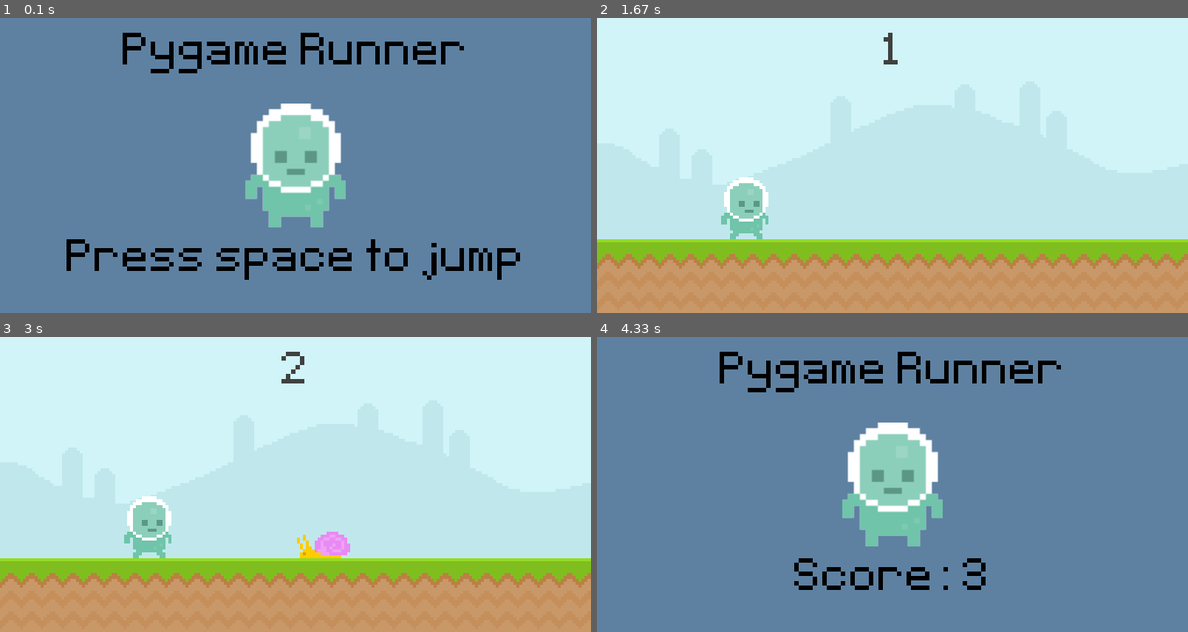
Above: before the commit, frames 1-4 (two rows, left to right).
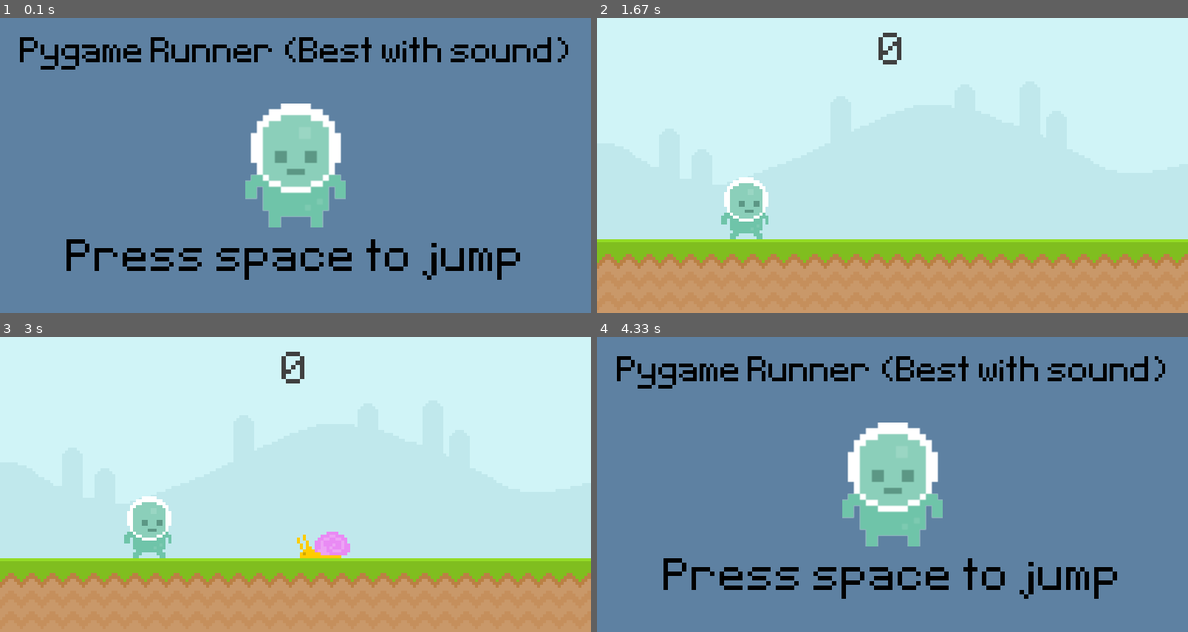
Above: after the commit, the same moments.

Repository: GameBoyYeet/CodeNation
Game: pygame game, started from pygame/tutorial/tutorial.py
The game is run twice, just before and just after one commit, with the same random seed, the same clock (stepped at 60 frames per second) and the same inputs.
Inputs:
- Up to frame 1 (0.1 s): no input
- Up to frame 2 (1.67 s): tap Space at 0.33 s
- Up to frame 3 (3 s): no input
- Up to frame 4 (4.33 s): tap Space at 3.17 s

The runs differ from the first frame. In frame 1, 3.4% of the frame differs, in the area x 3-97%, y 5-19%; in frame 2, 0.2%; in frame 3, 0.2%; in frame 4, 6.2%, in the area x 3-97%, y 5-89%.

Commit message:
Add extras to Pygame Tutorial

Diff:
--- a/pygame/tutorial/tutorial.py
+++ b/pygame/tutorial/tutorial.py
@@ -1,7 +1,11 @@
 # Based on https://https://www.youtube.com/watch?v=AY9MnQ4x3zk with modifications
+# Enemy-based point system
+# Added "better" sounds
+
 from random import randint
 import pygame
 from sys import exit
+
 class Player(pygame.sprite.Sprite):
     def __init__(self):
         super().__init__()
@@ -15,8 +19,8 @@
         self.rect = self.image.get_rect(midbottom = (200, 300))
         self.gravity = 0
 
-        self.jump_sound = pygame.mixer.Sound("audio/jump.mp3")
-        self.jump_sound.set_volume(0.1)
+        self.jump_sound = pygame.mixer.Sound("audio/fire-in-the-hole.mp3")
+        self.jump_sound.set_volume(0.3)
 
     def player_input(self):
         keys = pygame.key.get_pressed()
@@ -77,12 +81,17 @@
             self.kill()
 
 def display_score():
-    current_time = int((pygame.time.get_ticks() - start_time) / 1000)
-    score_surf = font.render(str(current_time), False, (64, 64, 64))
+    score_surf = font.render(str(score), False, (64, 64, 64))
     score_rect = score_surf.get_rect(center=(400, 50))
     screen.blit(score_surf, score_rect)
-    return current_time
-
+
+def update_score():
+    global score
+    global counted_obstacles
+    for obstacle in obstacle_group:
+        if obstacle not in counted_obstacles and obstacle.rect.right < player.sprite.rect.left:
+            score += 1
+            counted_obstacles.append(obstacle)
 
 def obstacle_movement(obstacle_list):
     if obstacle_list:
@@ -105,8 +114,10 @@
     return True
 
 def collision_sprite():
+    global score
     if pygame.sprite.spritecollide(player.sprite, obstacle_group, False):
         obstacle_group.empty()
+        score = 0
         return False
     else: return True
 
@@ -115,11 +126,16 @@
 pygame.display.set_caption("Tutorial")
 clock = pygame.time.Clock()
 font = pygame.font.Font("font/Pixeltype.ttf", 100)
+small_font = pygame.font.Font("font/Pixeltype.ttf", 75)
 game_active = False
 start_time = 0
 score = 0
-bg_music = pygame.mixer.Sound('audio/music.wav')
+bg_music = pygame.mixer.Sound('audio/fnafbeatbox.mp3')
+bg_music.set_volume(0.2)
 bg_music.play(loops = -1)
+death_sound = pygame.mixer.Sound('audio/death.mp3')
+play_death = False
+counted_obstacles = []
 
 # Groups
 player = pygame.sprite.GroupSingle()
@@ -160,7 +176,7 @@
 player_stand = pygame.transform.rotozoom(player_stand, 0, 2)
 player_stand_rect = player_stand.get_rect(center=(400, 200))
 
-game_title = font.render('Pygame Runner', False, 'Black')
+game_title = small_font.render('Pygame Runner (Best with sound)', False, 'Black')
 game_title_rect = game_title.get_rect(center=(400, 50))
 game_message = font.render('Press space to jump', False, 'Black')
 game_message_rect = game_message.get_rect(center=(400, 330))
@@ -196,6 +212,7 @@
                 fly_surf = fly_frames[fly_index]
         else:
             if event.type == pygame.KEYDOWN and event.key == pygame.K_SPACE:
+                play_death = True
                 game_active = True
 
 
@@ -206,7 +223,8 @@
         # pygame.draw.rect(screen, '#c0e8ec', score_rect)
         # pygame.draw.rect(screen, '#c0e8ec', score_rect, 10)
         # screen.blit(score_surf, score_rect)
-        score = display_score()
+        update_score()
+        display_score()
 
         # Player
         player.draw(screen)
@@ -220,8 +238,11 @@
 
         # Obstacle movement
         obstacle_rect_list = obstacle_movement(obstacle_rect_list)
-
     else:
+        score = 0
+        if play_death:
+            death_sound.play()
+            play_death = False
         start_time = pygame.time.get_ticks()
         screen.fill((94, 129, 162))
         screen.blit(game_title, game_title_rect)
Not shown, added: pygame/tutorial/audio/death.mp3
Not shown, added: pygame/tutorial/audio/fire-in-the-hole.mp3
Not shown, added: pygame/tutorial/audio/fnafbeatbox.mp3
Not shown, removed: pygame/tutorial/audio/jump.mp3
Not shown, changed: pygame/tutorial/audio/music.wav
